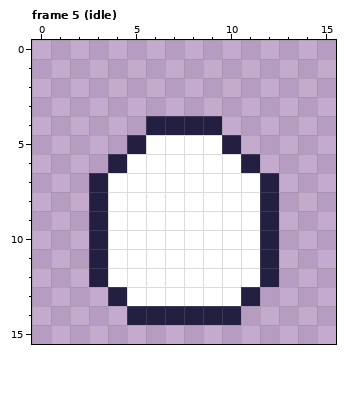
A pixel-art file gets an edit: android/assets/ase/actor_bomb.ase. Above: the version before the commit.
16x16 pixels, 5 frames. Shown: frame 5 (idle). The commit also changed other frames, which this record leaves out.
Now the later version:
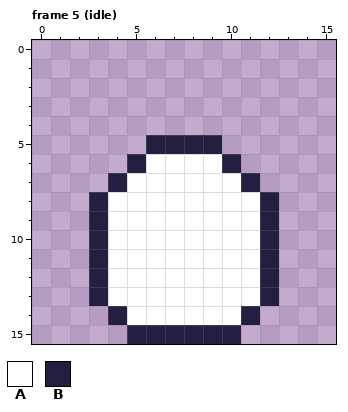
Palette (. is transparent): A #ffffff  B #221f41
The exact change:
Frame 5 (idle):
y 4: x 6..9 BBBB -> ....
y 5: x 5..10 BAAAAB -> .BBBB.
y 6: x 4..5 BA -> .B; x 10..11 AB -> B.
y 7: x 3..4 BA -> .B; x 11..12 AB -> B.
y 13: x 3..4 .B -> BA; x 11..12 B. -> AB
y 14: x 4..11 .BBBBBB. -> BAAAAAAB
y 15: x 5..10 ...... -> BBBBBB
Where, in picture pixels (left, top, right, bottom), the same in both pictures:
changed: (89, 116, 279, 192)
changed: (89, 287, 279, 344)
